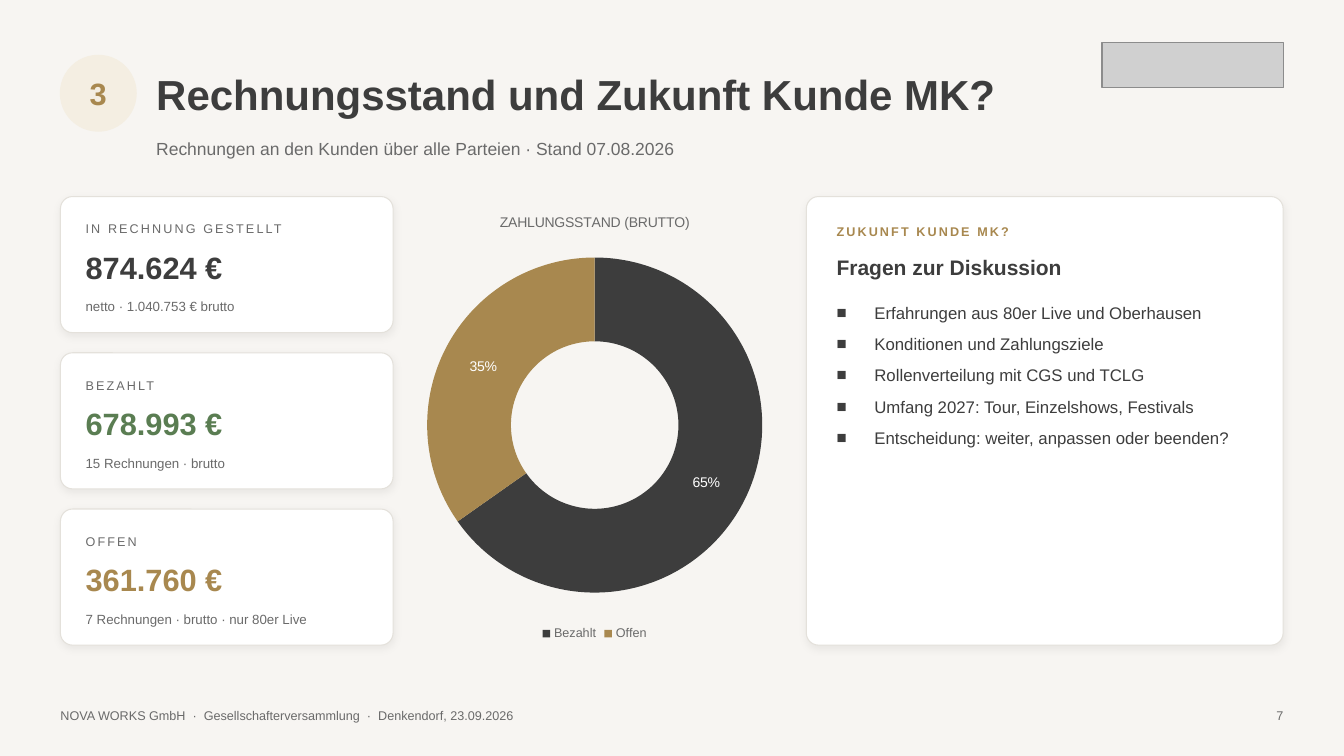
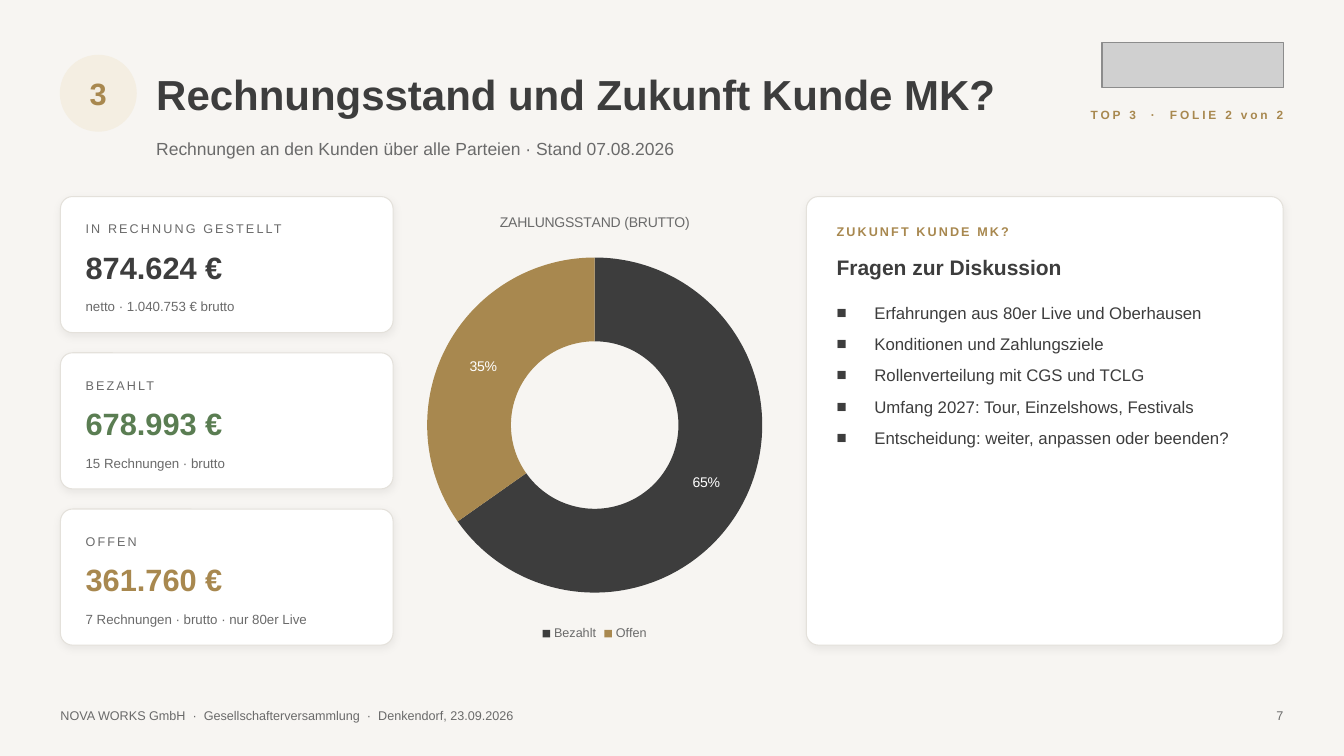
Before and after one commit to Kkoerber27/nova-works-app, a slide deck: slide 7 of praesentationen/Gesellschafterversammlung_2026-09-23.pptx. Drawn at 1344x756 pixels with LibreOffice and Linux fonts; fonts in the diff are those of the drawing; grey boxes stand for pictures. Boxes give left, top, right and bottom in pixels: in the first picture for what was removed or moved away, otherwise in the second. Text is boxed around its words. In the diff, an @@ line names an element or a change of style, - is before the commit and + after.

```diff
--- a/praesentationen/Gesellschafterversammlung_2026-09-23.pptx
+++ b/praesentationen/Gesellschafterversammlung_2026-09-23.pptx
@@ text added at (x1=1091, y1=110, x2=1284, y2=119), 8.5 pt, text #A8884F, bold @@
+TOP 3 · FOLIE 2 von 2
```
Also in this commit, not shown: 2 other slides changed, 2 slides added, 2 slides removed, 2 other files.
